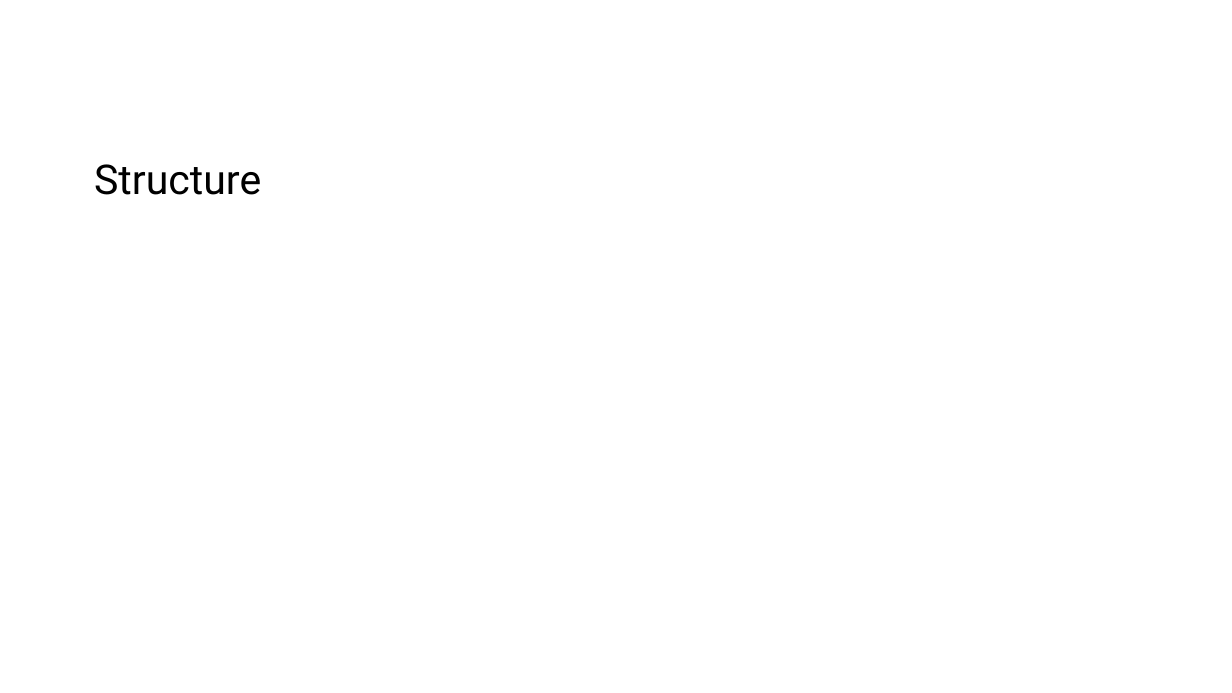
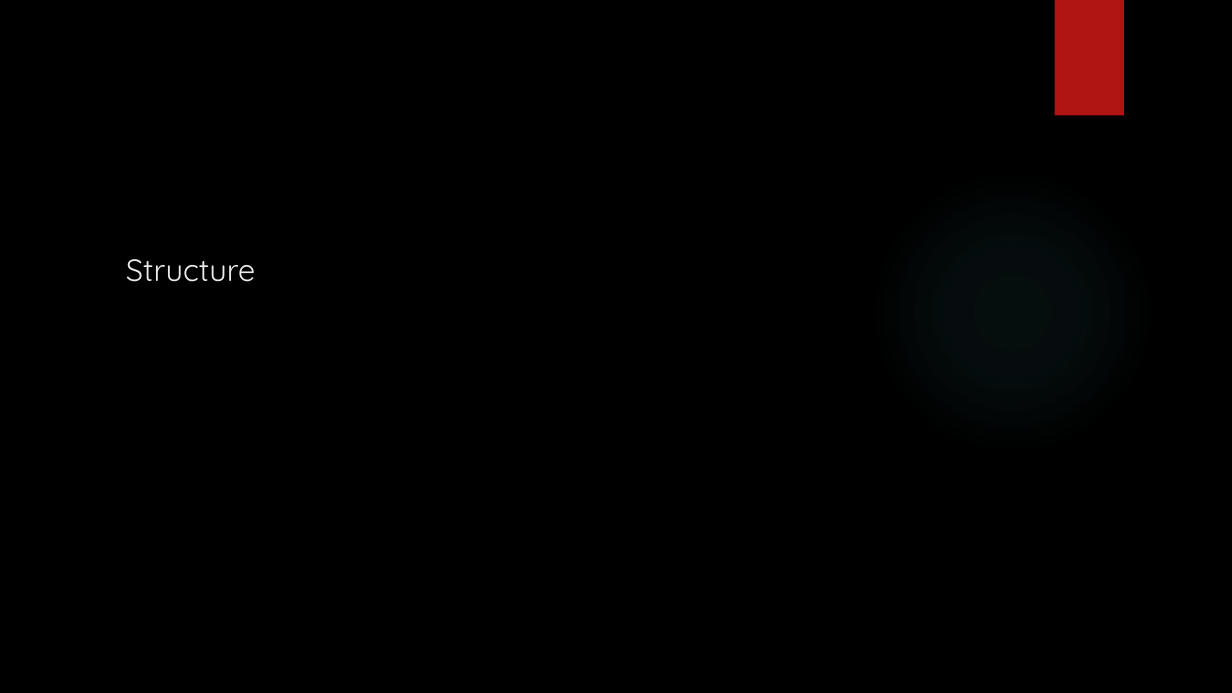
Before and after one commit to KAANVOLKAN05/GPGPU_Research, a slide deck: slide 12 of MonteCarlo/MonteCarloProj/Presentation for West River.pptx (slide 7 before the commit). Drawn at 1232x693 pixels with LibreOffice and Linux fonts; fonts in the diff are those of the drawing; background and template pictures are left out. Boxes give left, top, right and bottom in pixels: in the first picture for what was removed or moved away, otherwise in the second. Text is boxed around its words. In the diff, an @@ line names an element or a change of style, - is before the commit and + after.

```diff
--- a/MonteCarlo/MonteCarloProj/Presentation for West River.pptx
+++ b/MonteCarlo/MonteCarloProj/Presentation for West River.pptx
@@ background #FFFFFF to picture (left out) @@
@@ rectangle added at bbox=[1055, 0, 1124, 116], fill #B01513 @@
@@ title "Structure": place and size @@
-title "Structure" at bbox=[94, 164, 261, 195]
+title "Structure" at bbox=[126, 259, 255, 282]
@@ title "Structure" at bbox=[126, 259, 255, 282]: size 32 to 24 pt, font Roboto to Quicksand, text colour #000000 to #EBEBEB; line spacing 0.9 to 1 @@
@@ ellipse added at bbox=[870, 169, 1154, 454], fill gradient #50B9C1 @@
```
Also in this commit, not shown: 5 other slides changed, 6 slides added, 1 slide removed.
